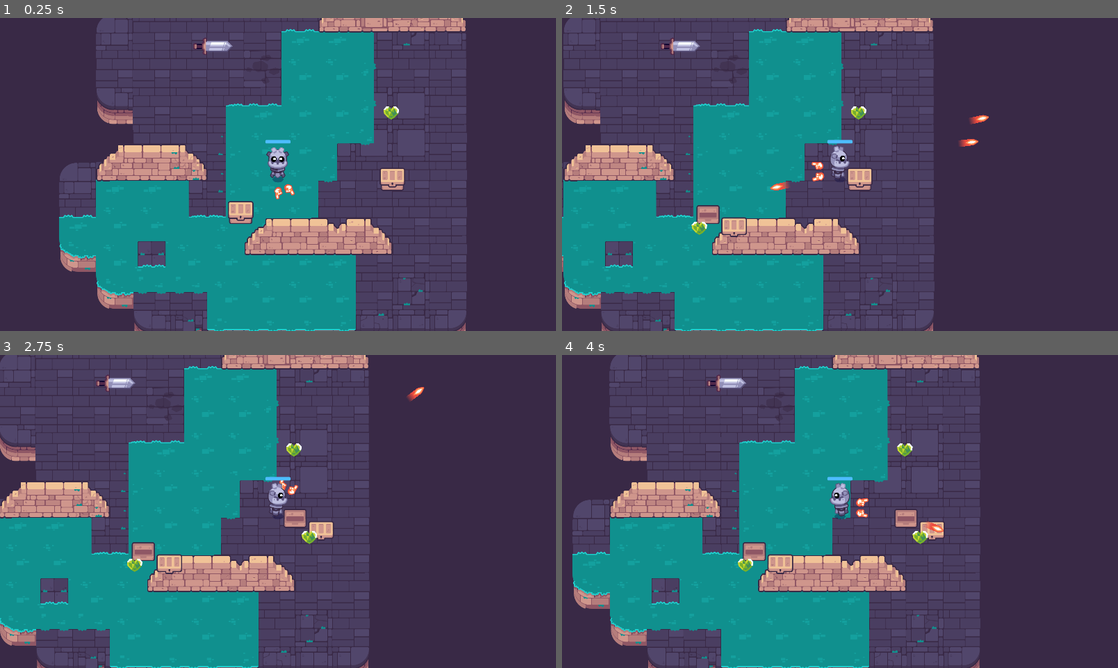
Above: before the commit, frames 1-4 (two rows, left to right).
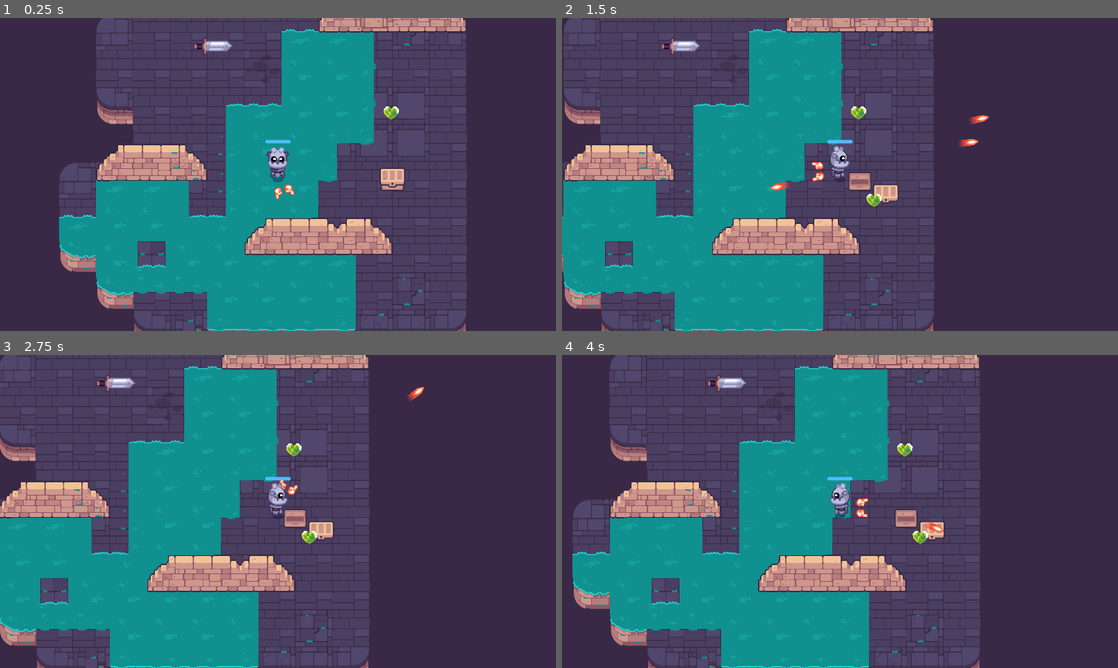
Above: after the commit, the same moments.

Repository: joszeto1/Path-of-Sorcerers-Game
Game: Godot game, scene res://test.tscn
The game is run twice, just before and just after one commit, with the same random seed, the same clock (stepped at 60 frames per second) and the same inputs. Sound files missing from this copy of the repository are replaced by a short silence.
Inputs (mouse positions are in pixels of both pictures, inside the frame that each line leads up to):
- Up to frame 1 (0.25 s): no input
- Up to frame 2 (1.5 s): tap Enter at 0.5 s; move the mouse to (962, 158) at 0.52 s; hold Right (move_right) 0.53-1.25 s; hold E (interact) 0.53-1.25 s; click (962, 158) at 0.67 s; tap Space at 0.77 s; drag from (728, 190) to (689, 46) at 1.27 s
- Up to frame 3 (2.75 s): move the mouse to (333, 442) at 2.02 s; hold Right (move_right) from 2.03 s (still down); hold E (interact) from 2.03 s (still down); click (333, 442) at 2.1 s
- Up to frame 4 (4 s): release Right (move_right) at 2.75 s; release E (interact) at 2.75 s; drag from (812, 574) to (678, 383) at 2.77 s; move the mouse to (1006, 558) at 3.52 s; hold Left (move_left) from 3.53 s (still down); hold E (interact) from 3.53 s (still down); tap Space at 3.77 s

The runs differ from the first frame. In frame 1, 0.3% of the frame differs, in the area x 41-46%, y 58-66%; in frame 2, 1.1%, in the area x 23-61%, y 48-70%; in frame 3, 0.5%; in frame 4, 0.5%.

Commit message:
chests done
the player opens it with telekinesis

Diff:
--- a/M10.twin_stick_workbook/chest.gd
+++ b/M10.twin_stick_workbook/chest.gd
@@ -1,18 +1,11 @@
+@tool
+
 class_name Chest extends Area2D
 
-@onready var animation_player: AnimationPlayer = %AnimationPlayer
+@onready var animation_player := %AnimationPlayer as AnimationPlayer
 @export var possible_items: Array[Item] = []
+
 var is_player_near := false
-
-func _unhandled_input(event: InputEvent) -> void:
-	if is_player_near and event.is_action_pressed("interact"):
-		animation_player.play("open")
-
-		create_pickup()
-		get_viewport().set_input_as_handled()
-
-	if animation_player.assigned_animation == "open":
-		is_player_near = false
 
 func _ready() -> void:
 	body_entered.connect(func (body: Node) -> void:
@@ -21,6 +14,14 @@
 	body_exited.connect(func (body: Node) -> void:
 		is_player_near = false
 	)
+
+func _unhandled_input(event: InputEvent) -> void:
+	if is_player_near and event.is_action_pressed("interact"):
+		animation_player.play("open")
+
+		create_pickup()
+		get_viewport().set_input_as_handled()
+		set_process_unhandled_input(false)
 
 func create_pickup() -> void:
 	if possible_items == []:
--- a/M10.twin_stick_workbook/chest.tscn
+++ b/M10.twin_stick_workbook/chest.tscn
@@ -14,6 +14,21 @@
 [sub_resource type="CircleShape2D" id="CircleShape2D_brsrm"]
 radius = 15.9008
 
+[sub_resource type="Animation" id="Animation_b53r7"]
+length = 0.001
+tracks/0/type = "value"
+tracks/0/imported = false
+tracks/0/enabled = true
+tracks/0/path = NodePath("ChestTop:position")
+tracks/0/interp = 1
+tracks/0/loop_wrap = true
+tracks/0/keys = {
+"times": PackedFloat32Array(0),
+"transitions": PackedFloat32Array(1),
+"update": 0,
+"values": [Vector2(0, -8)]
+}
+
 [sub_resource type="Animation" id="Animation_kiaty"]
 resource_name = "open"
 tracks/0/type = "value"
@@ -27,21 +42,6 @@
 "transitions": PackedFloat32Array(1, 1, 1),
 "update": 0,
 "values": [Vector2(0, -8), Vector2(51, -66), Vector2(90, 48)]
-}
-
-[sub_resource type="Animation" id="Animation_b53r7"]
-length = 0.001
-tracks/0/type = "value"
-tracks/0/imported = false
-tracks/0/enabled = true
-tracks/0/path = NodePath("ChestTop:position")
-tracks/0/interp = 1
-tracks/0/loop_wrap = true
-tracks/0/keys = {
-"times": PackedFloat32Array(0),
-"transitions": PackedFloat32Array(1),
-"update": 0,
-"values": [Vector2(0, -8)]
 }
 
 [sub_resource type="AnimationLibrary" id="AnimationLibrary_u70io"]
--- a/M10.twin_stick_workbook/test.tscn
+++ b/M10.twin_stick_workbook/test.tscn
@@ -21,6 +21,3 @@
 
 [node name="Chest" parent="." instance=ExtResource("5_r0xoi")]
 position = Vector2(1152, 697)
-
-[node name="Chest2" parent="." instance=ExtResource("5_r0xoi")]
-position = Vector2(628, 812)
